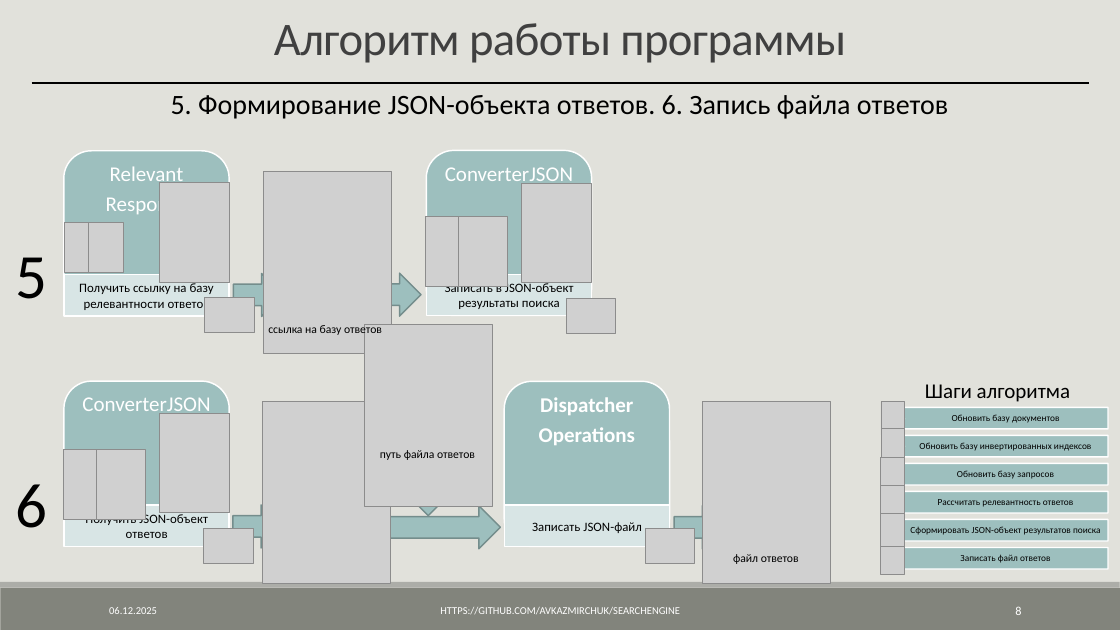
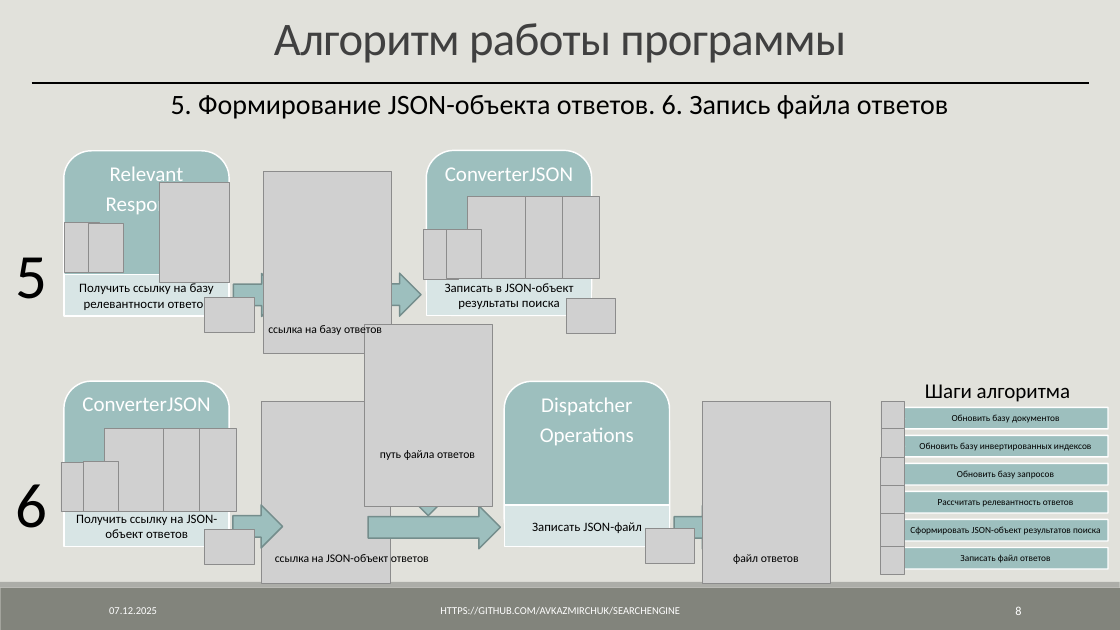
Before and after one commit to AVKazmirchuk/SearchEngine, a slide deck: slide 8 of presentation/защита.pptx. Drawn at 1120x630 pixels with LibreOffice and Linux fonts; fonts in the diff are those of the drawing; grey boxes stand for pictures. Boxes give left, top, right and bottom in pixels: in the first picture for what was removed or moved away, otherwise in the second. Text is boxed around its words. In the diff, an @@ line names an element or a change of style, - is before the commit and + after.

```diff
--- a/presentation/защита.pptx
+++ b/presentation/защита.pptx
@@ picture added at <box>467,197,526,279</box> @@
@@ picture added at <box>504,196,563,278</box> @@
@@ picture: place and size @@
-picture at <box>522,183,592,282</box>
+picture at <box>541,197,600,279</box>
@@ picture added at <box>423,229,459,279</box> @@
@@ picture removed at <box>426,217,476,287</box> @@
@@ picture added at <box>446,229,481,279</box> @@
@@ picture removed at <box>459,217,508,287</box> @@
@@ text "Dispatcher" at <box>540,397,634,445</box>: bold off @@
@@ picture added at <box>104,429,163,512</box> @@
@@ picture added at <box>141,429,200,511</box> @@
@@ picture: place and size @@
-picture at <box>159,413,229,513</box>
+picture at <box>178,429,237,512</box>
@@ picture added at <box>61,462,97,512</box> @@
@@ picture removed at <box>64,450,113,520</box> @@
@@ picture added at <box>83,462,118,512</box> @@
@@ picture removed at <box>96,450,145,520</box> @@
@@ text in rectangle at <box>76,514,218,538</box>: text changed @@
-Получить JSON-объект ответов
+Получить ссылку на JSON-объект ответов
@@ text added at <box>275,554,429,562</box>, 10 pt, text #000000 @@
+ссылка на JSON-объект ответов
@@ text at <box>109,607,157,614</box>: text changed @@
-06.12.2025
+07.12.2025
```
Also in this commit, not shown: 25 other slides changed, 17 other files.
